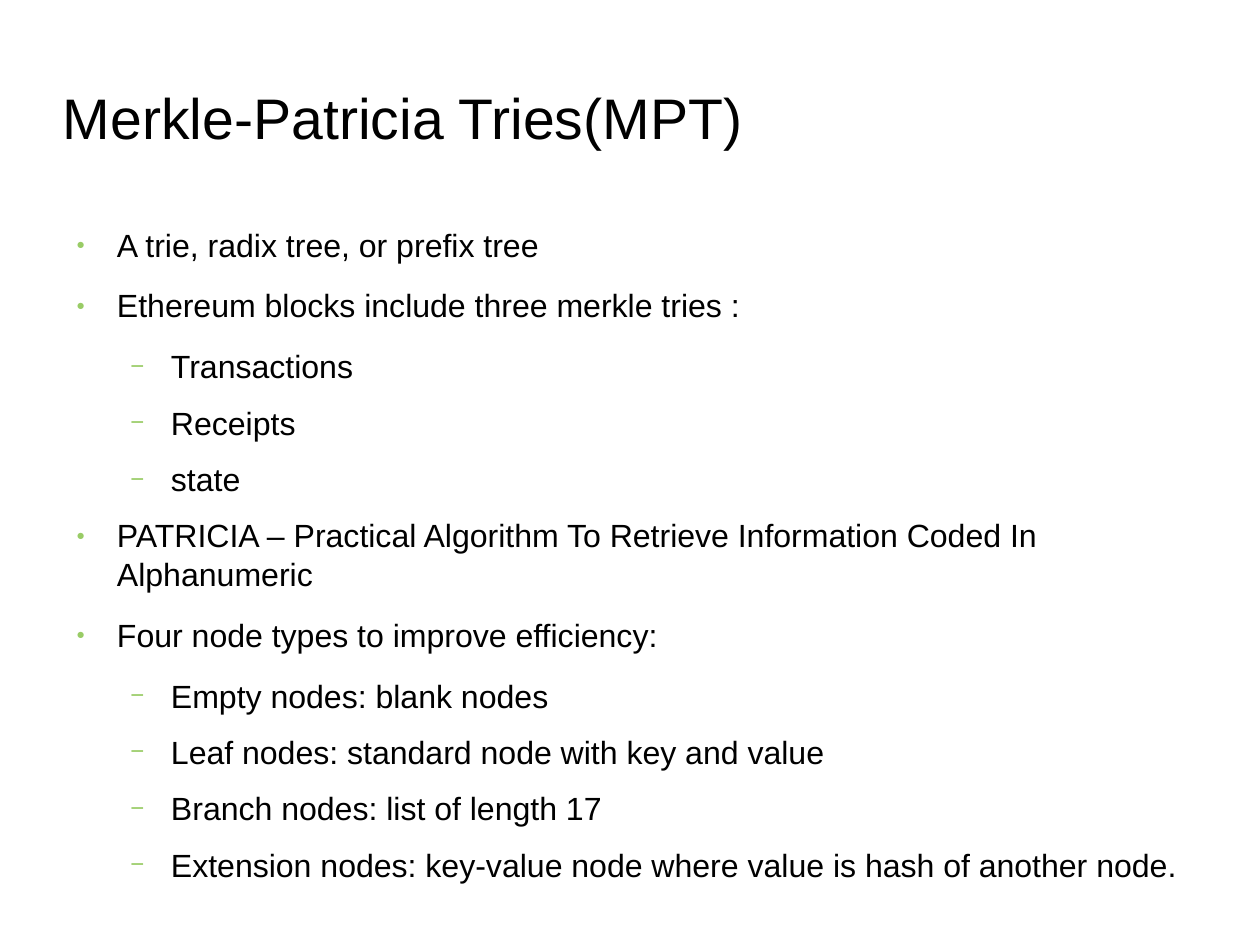
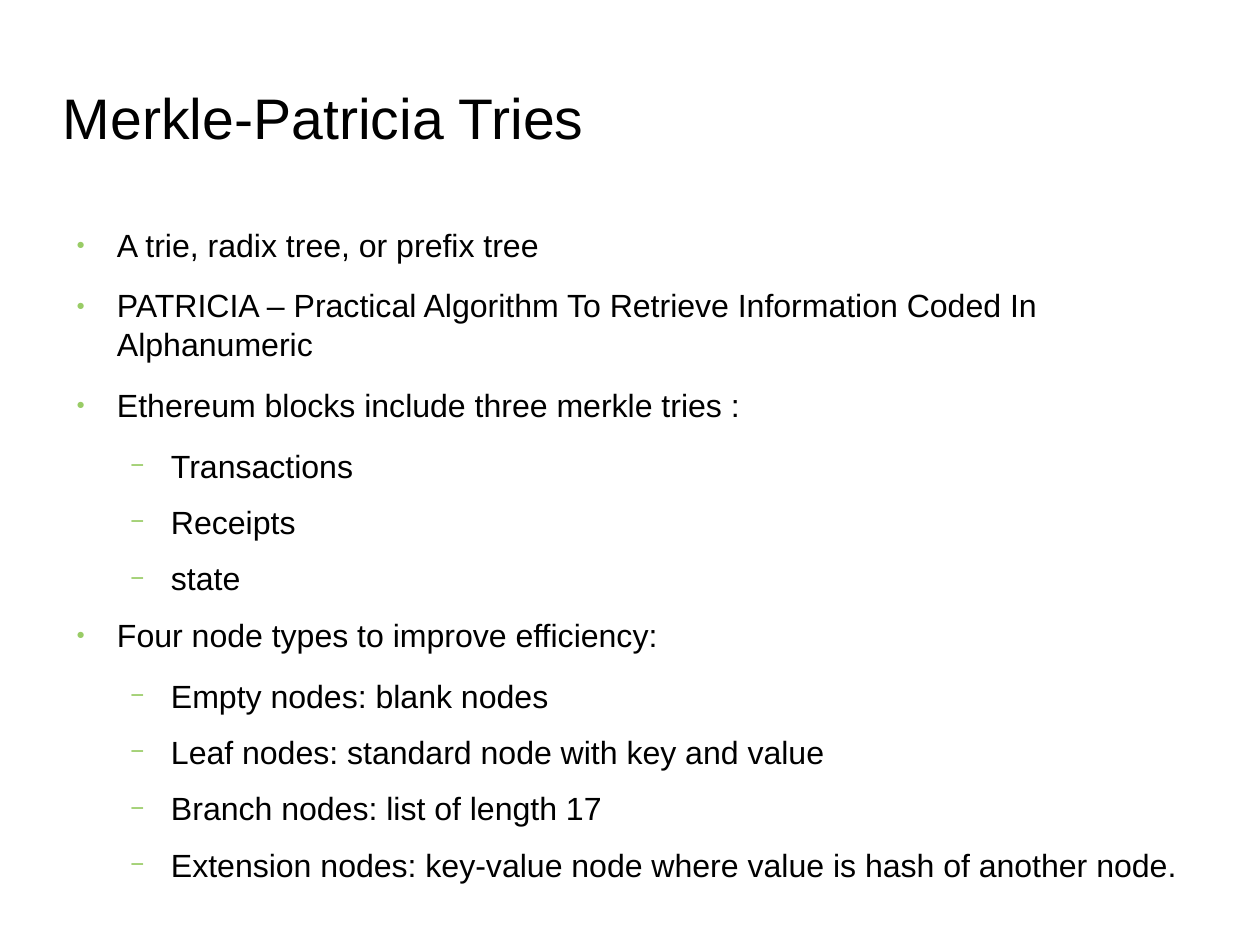
Before and after one commit to s2-t2/blockchain_reputation_system, a slide deck: slide 22 of documents/Presentation/Presentation.odp (slide 9 before the commit). Drawn at 1260x945 pixels with LibreOffice and Linux fonts; fonts in the diff are those of the drawing; background and template pictures are left out. Boxes give left, top, right and bottom in pixels: in the first picture for what was removed or moved away, otherwise in the second. Text is boxed around its words. In the diff, an @@ line names an element or a change of style, - is before the commit and + after.

```diff
--- a/documents/Presentation/Presentation.odp
+++ b/documents/Presentation/Presentation.odp
@@ title at (63,97,584,140): text changed @@
-Merkle-Patricia Tries(MPT)
+Merkle-Patricia Tries
@@ text at (117,293,1037,362): paragraph added @@
+● PATRICIA – Practical Algorithm To Retrieve Information Coded In Alphanumeric
@@ text at (117,523,1037,592): paragraph removed @@
-● PATRICIA – Practical Algorithm To Retrieve Information Coded In Alphanumeric
```
Also in this commit, not shown: 11 other slides changed, 7 slides added, 8 slides removed, 4 other files.
